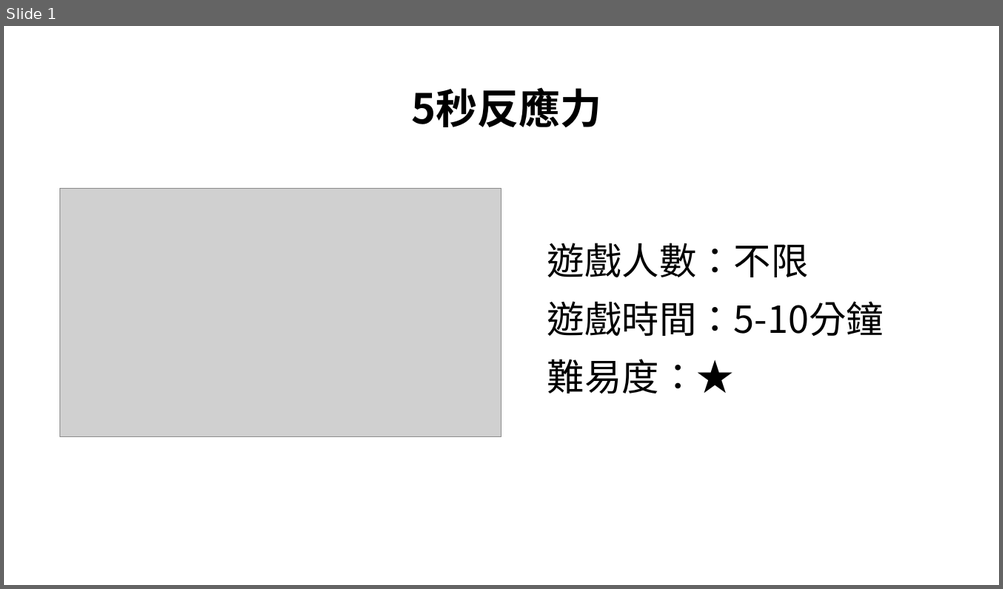
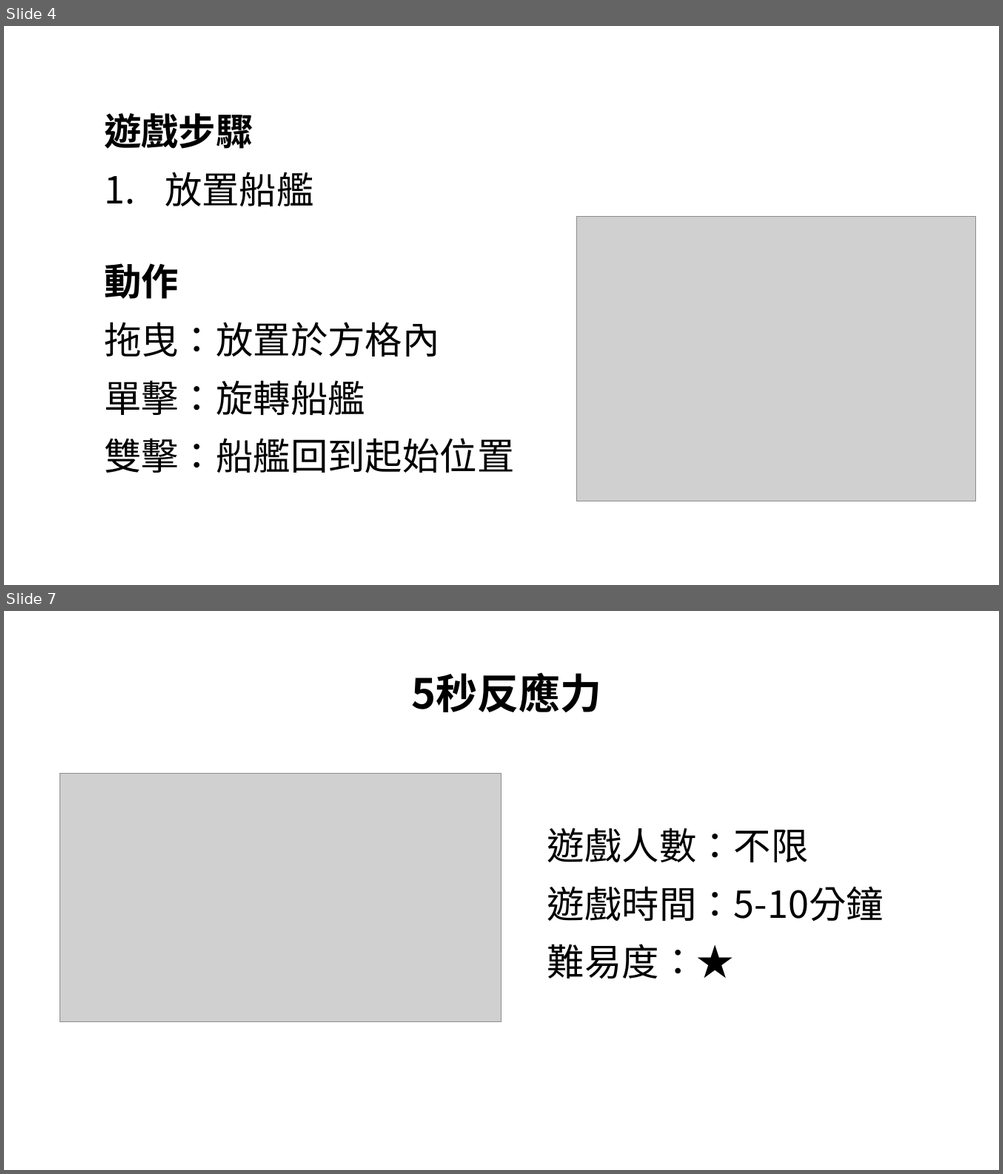
Before and after one commit to tidaohuang/react-game, a slide deck: tutorial.pptx. Shown one above the other, each under a label of ours: slide 1 before the commit, slides 4 and 7 after it; the slides between them are not shown. The pictures are 1003x589 and 1003x1174 pixels, drawn with LibreOffice and Linux fonts; fonts in the diff are those of the drawing; grey boxes stand for pictures. Boxes give left, top, right and bottom in pixels: in the first picture for what was removed or moved away, otherwise in the second. Text is boxed around its words. In the diff, an @@ line names an element or a change of style, - is before the commit and + after.

```diff
--- a/tutorial.pptx
+++ b/tutorial.pptx
@@ slide 4 added at bbox=[4, 26, 999, 585], background #FFFFFF @@
@@ text added at bbox=[104, 113, 314, 207], 36 pt, text #000000, bold @@
+遊戲步驟
+1. 放置船艦
@@ picture added at bbox=[577, 216, 976, 501] @@
@@ text added at bbox=[104, 264, 514, 474], 36 pt, text #000000 @@
+動作
+拖曳：放置於方格內
+單擊：旋轉船艦
+雙擊：船艦回到起始位置
@@ what was slide 1 is now slide 7 @@
```
Also in this commit, not shown: 5 other slides added, 11 other files.
